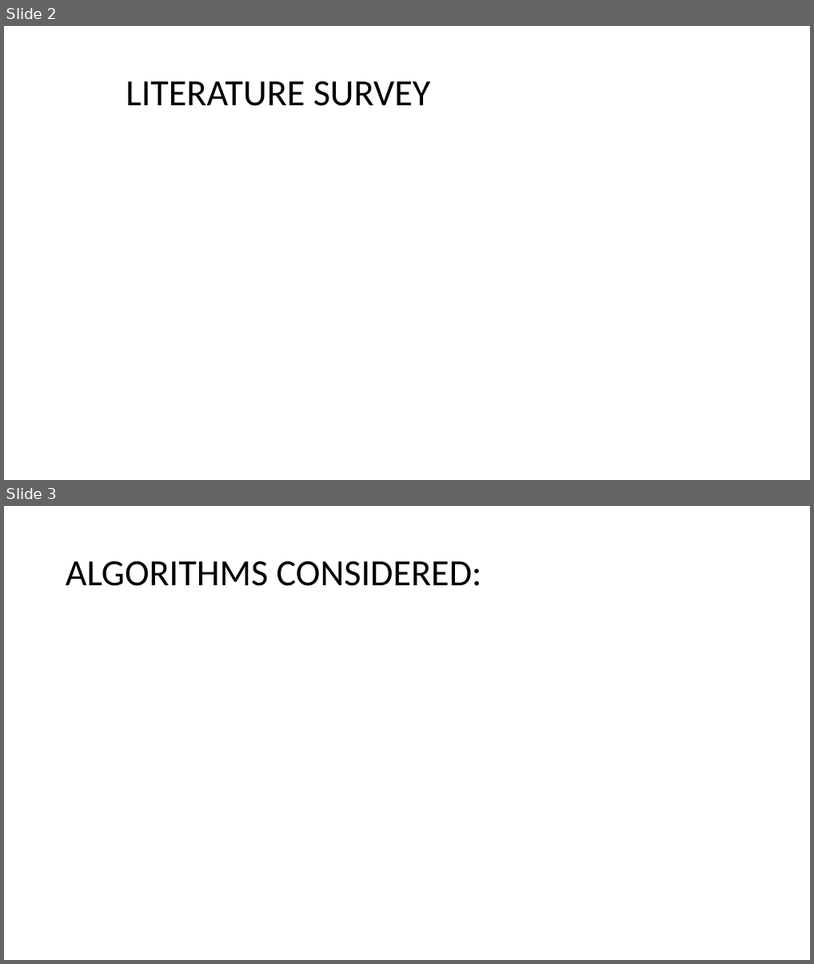
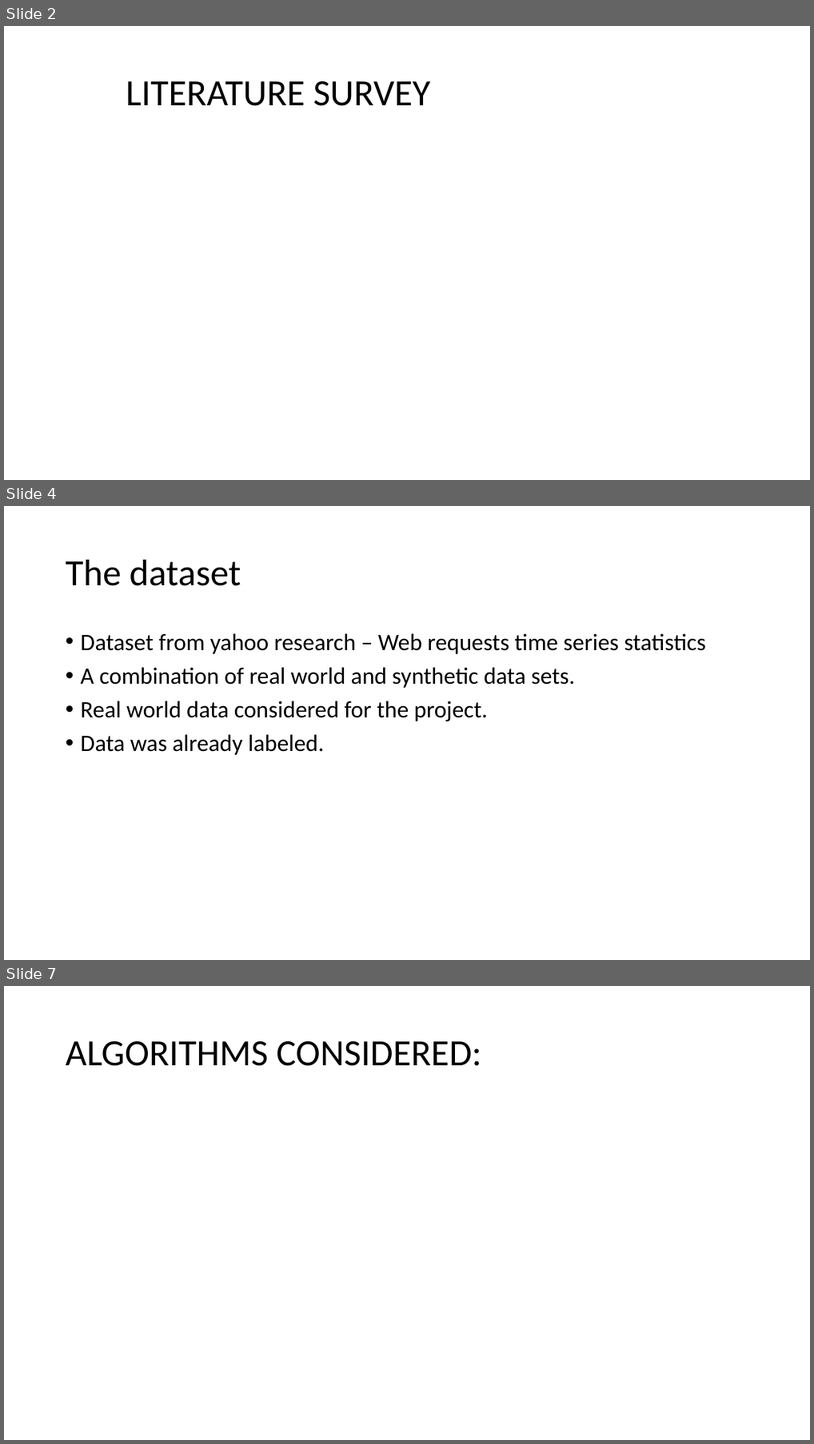
Before and after one commit to kratinayyar/ML-Project, a slide deck: Anomaly Detection.pptx. Shown one above the other, each under a label of ours: slides 2 and 3 before the commit, slides 2, 4 and 7 after it; the slides between them are not shown. The pictures are 814x964 and 814x1444 pixels, drawn with LibreOffice and Linux fonts; fonts in the diff are those of the drawing. Boxes give left, top, right and bottom in pixels: in the first picture for what was removed or moved away, otherwise in the second. Text is boxed around its words. In the diff, an @@ line names an element or a change of style, - is before the commit and + after.

```diff
--- a/Anomaly Detection.pptx
+++ b/Anomaly Detection.pptx
@@ slide 4 added at (4, 506, 810, 960), background #FFFFFF @@
@@ title added at (66, 560, 241, 586), 44 pt, text #000000 @@
+The dataset
@@ text added at (81, 633, 706, 755), 28 pt, text #000000 @@
+• Dataset from yahoo research – Web requests time series statistics
+• A combination of real world and synthetic data sets.
+• Real world data considered for the project.
+• Data was already labeled.
@@ what was slide 3 is now slide 7 @@
```
Also in this commit, not shown: 3 other slides added.
